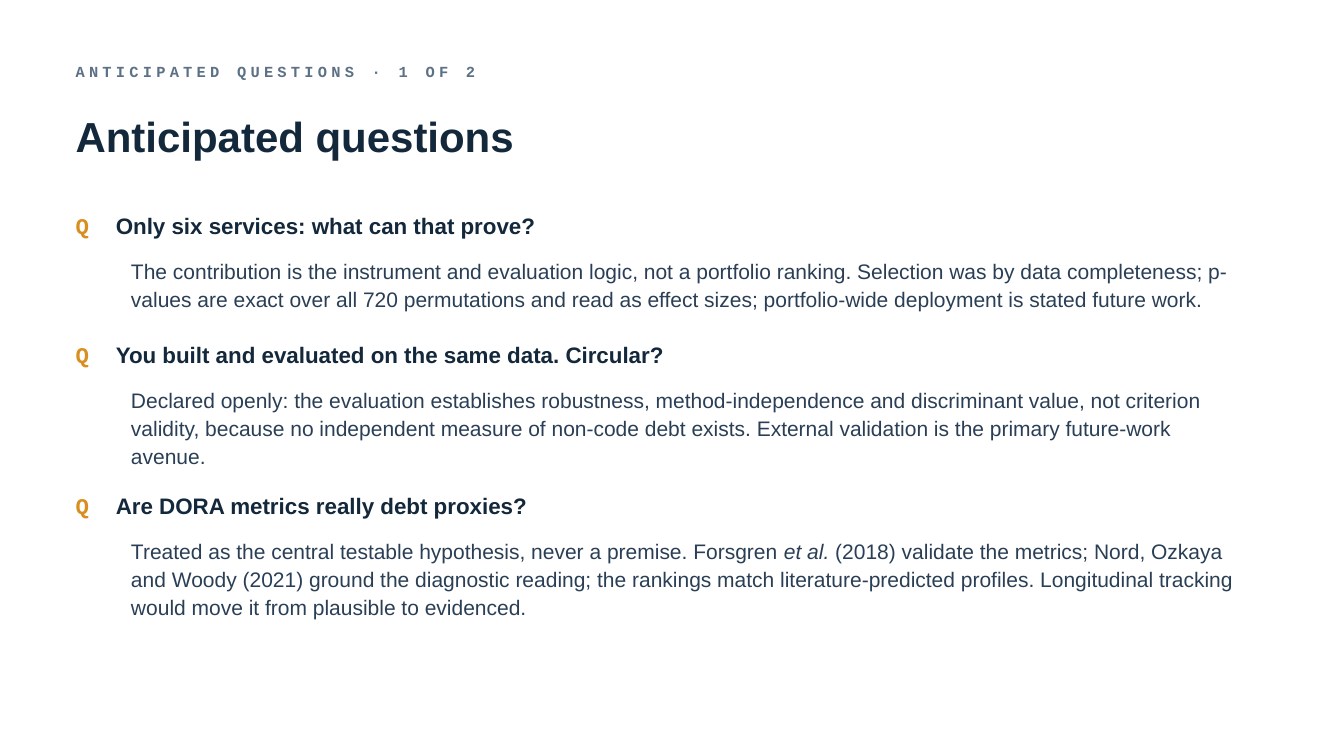
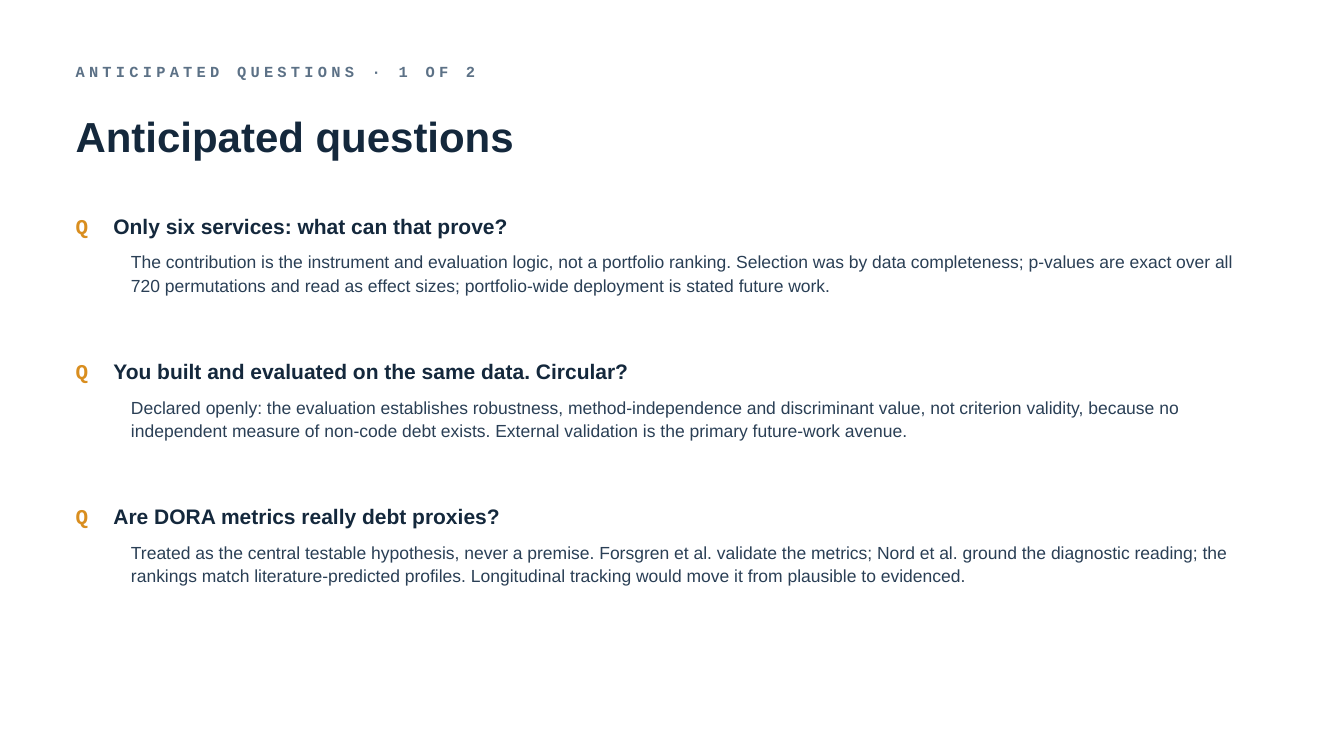
Before and after one commit to TobiZeier/MScProject, a slide deck: slide 13 of presentation/defense.pptx. Drawn at 1344x756 pixels with LibreOffice and Linux fonts; fonts in the diff are those of the drawing. Boxes give left, top, right and bottom in pixels: in the first picture for what was removed or moved away, otherwise in the second. Text is boxed around its words. In the diff, an @@ line names an element or a change of style, - is before the commit and + after.

Commit message:
revising several chapters upon adjusted input data

```diff
--- a/presentation/defense.pptx
+++ b/presentation/defense.pptx
@@ text "The contribution is the instrument ..." at (131, 255, 1233, 296): size 15 to 12.5 pt @@
@@ size 16 to 15 pt in 3 elements at (76, 218, 507, 238), (76, 508, 499, 528), (76, 363, 628, 383) @@
@@ text "Q You built and evaluated ...": place and size @@
-text "Q You built and evaluated ..." at (76, 346, 664, 368)
+text "Q You built and evaluated ..." at (76, 363, 628, 383)
@@ text "Declared openly: the evaluation establishes ..." at (131, 401, 1178, 441): size 15 to 12.5 pt @@
@@ text "Declared openly: the evaluation establishes ...": place and size @@
-text "Declared openly: the evaluation establishes ..." at (131, 392, 1201, 464)
+text "Declared openly: the evaluation establishes ..." at (131, 401, 1178, 441)
@@ text "Q Are DORA metrics really ...": place and size @@
-text "Q Are DORA metrics really ..." at (76, 497, 527, 519)
+text "Q Are DORA metrics really ..." at (76, 508, 499, 528)
@@ text at (131, 546, 1227, 586): text changed; size 15 to 12.5 pt @@
-Treated as the central testable hypothesis, never a premise. Forsgren et al. (2018) validate the metrics; Nord, Ozkaya and Woody (2021) ground the diagnostic reading; the rankings match literature-predicted profiles. Longitudinal tracking would move it from plausible to evidenced.
+Treated as the central testable hypothesis, never a premise. Forsgren et al. validate the metrics; Nord et al. ground the diagnostic reading; the rankings match literature-predicted profiles. Longitudinal tracking would move it from plausible to evidenced.
```
Also in this commit, not shown: 14 other slides changed, 14 other files.
